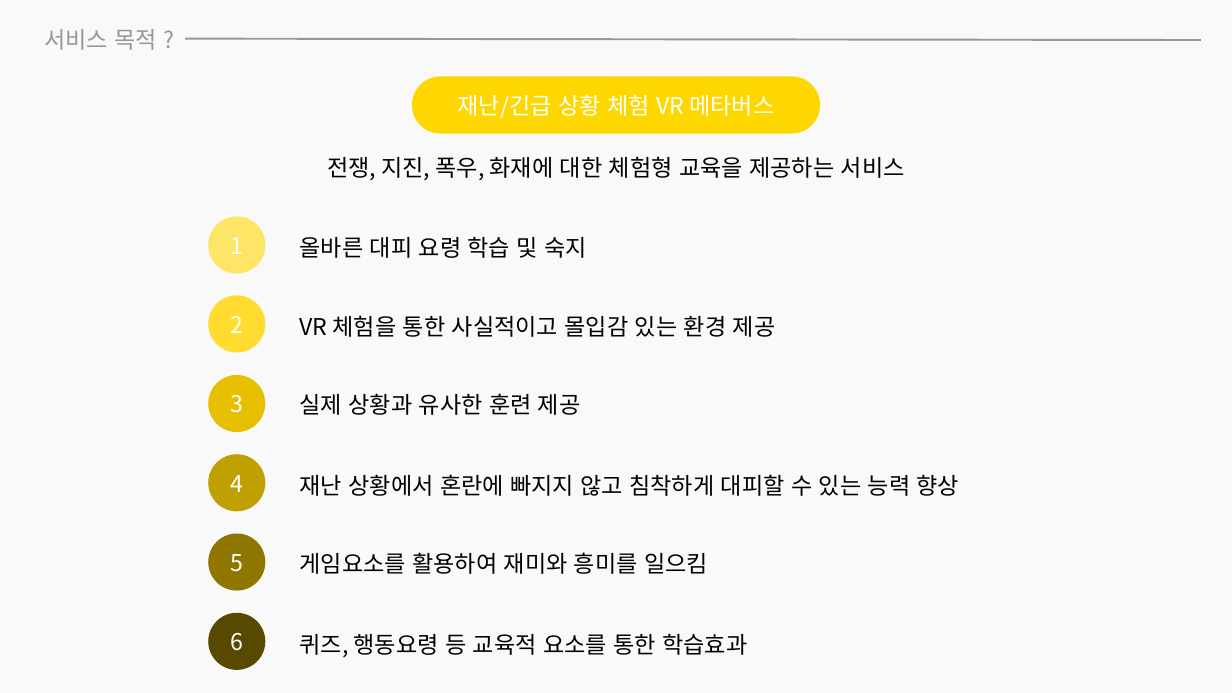
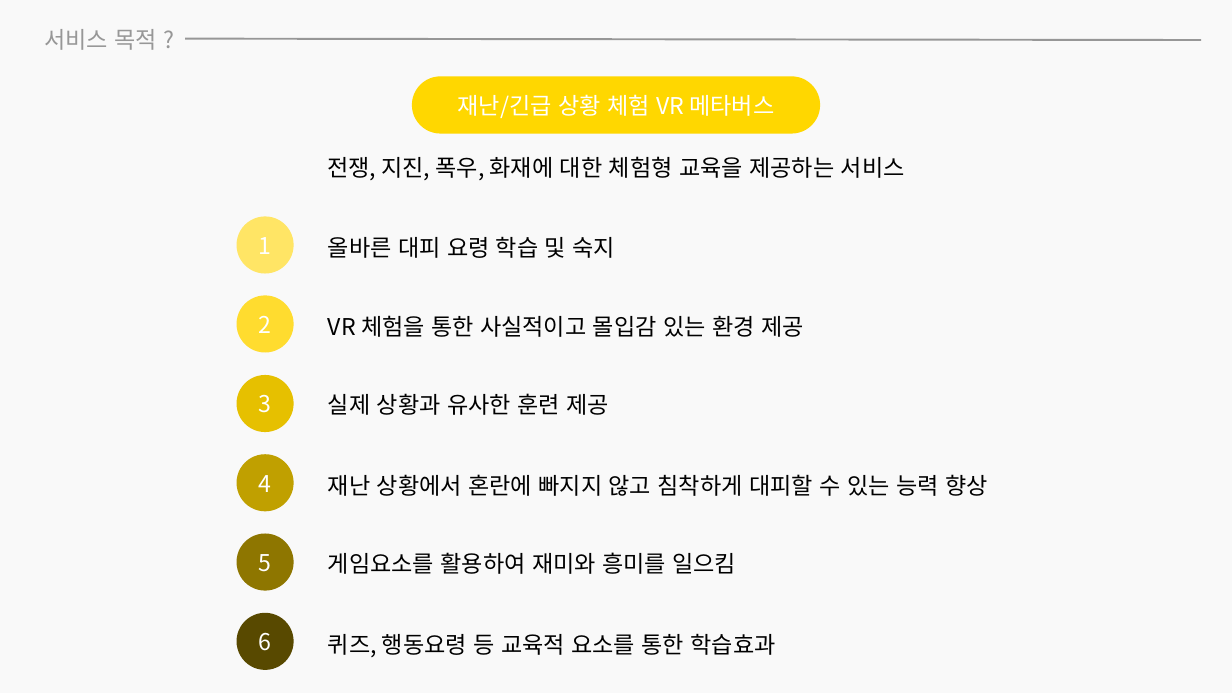
Before and after one commit to Khackathon/k-hackathon, a slide deck: slide 5 of 은아/K-해커톤 ppt.pptx (slide 4 before the commit). Drawn at 1232x693 pixels with LibreOffice and Linux fonts; fonts in the diff are those of the drawing. Boxes give left, top, right and bottom in pixels: in the first picture for what was removed or moved away, otherwise in the second. Text is boxed around its words. In the diff, an @@ line names an element or a change of style, - is before the commit and + after.

```diff
--- a/은아/K-해커톤 ppt.pptx
+++ b/은아/K-해커톤 ppt.pptx
@@ 6 texts, 6 ellipses: place and size @@
-6 texts, 6 ellipses at <box>208,216,960,670</box>
+6 texts, 6 ellipses at <box>237,216,988,670</box>
```
Also in this commit, not shown: 7 other slides changed, 11 slides added, 2 other files.
